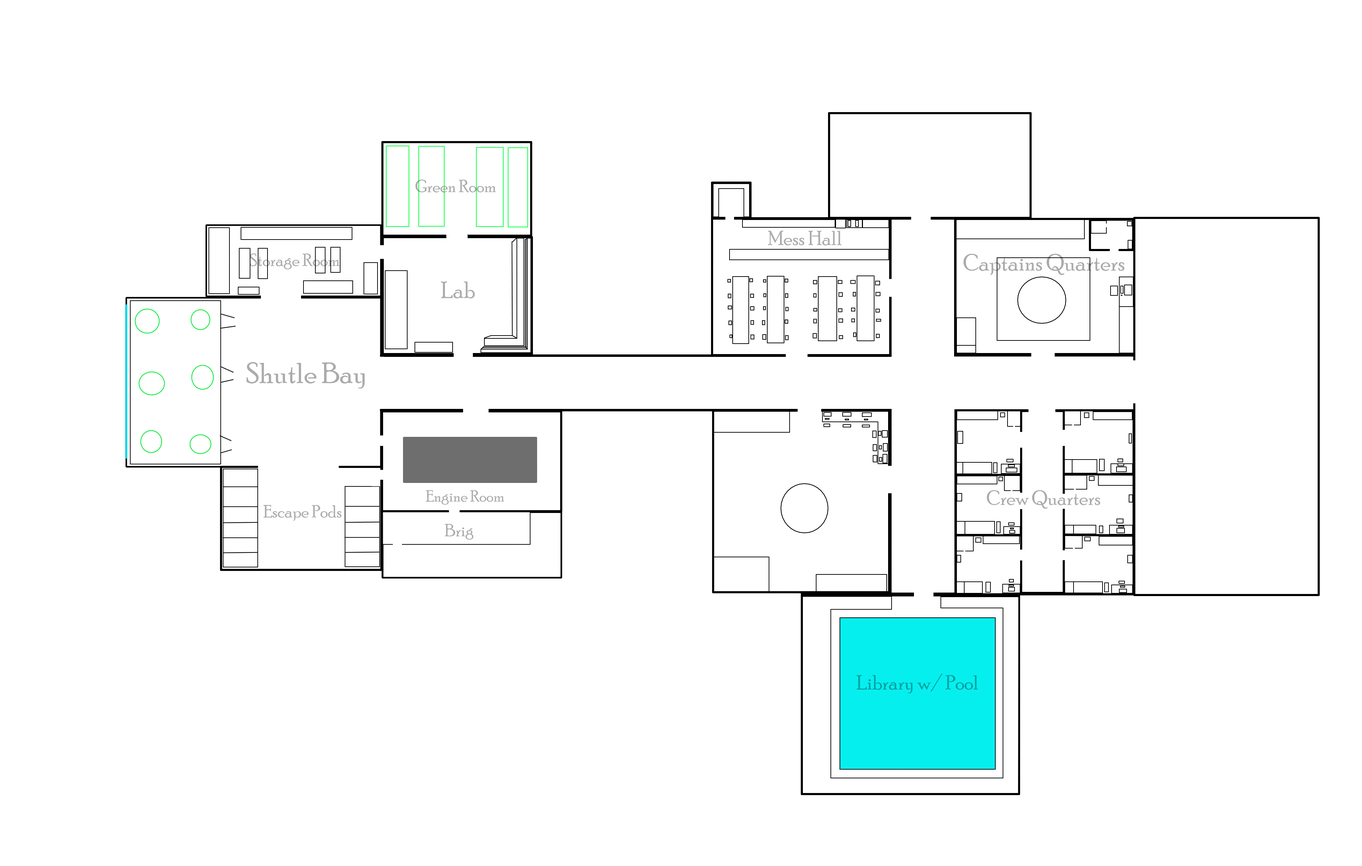
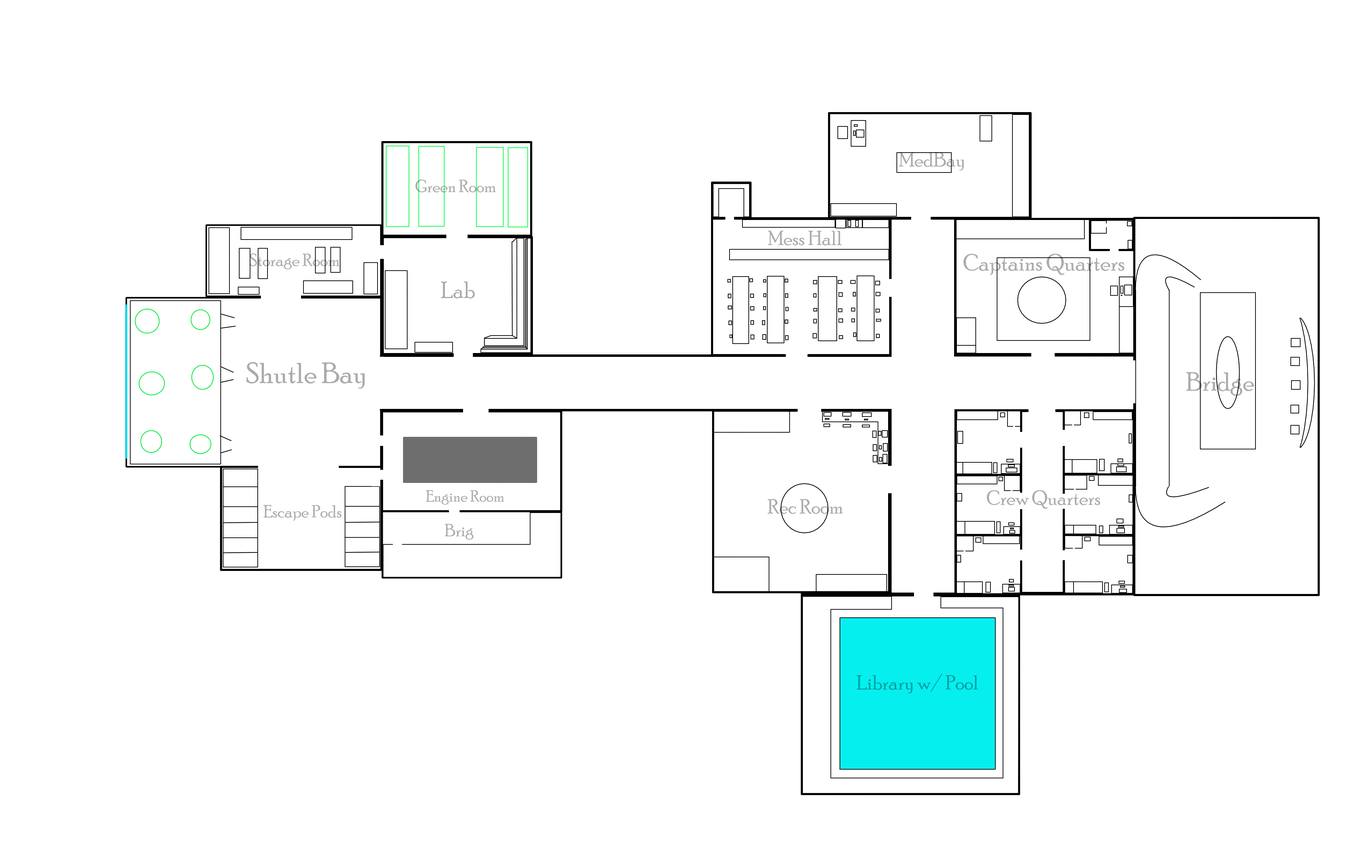
Comparing the layer stacks of the two w=1362, h=866 images. Changes:
painted on "Paint Layer 1" over [767, 114, 1315, 528]
